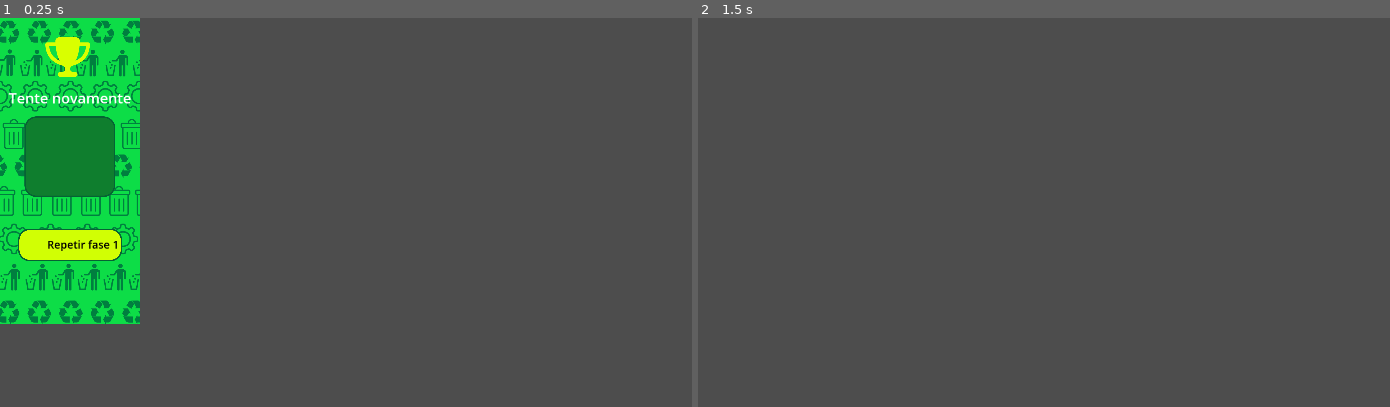
Above: before the commit, frames 1-2 (left to right).
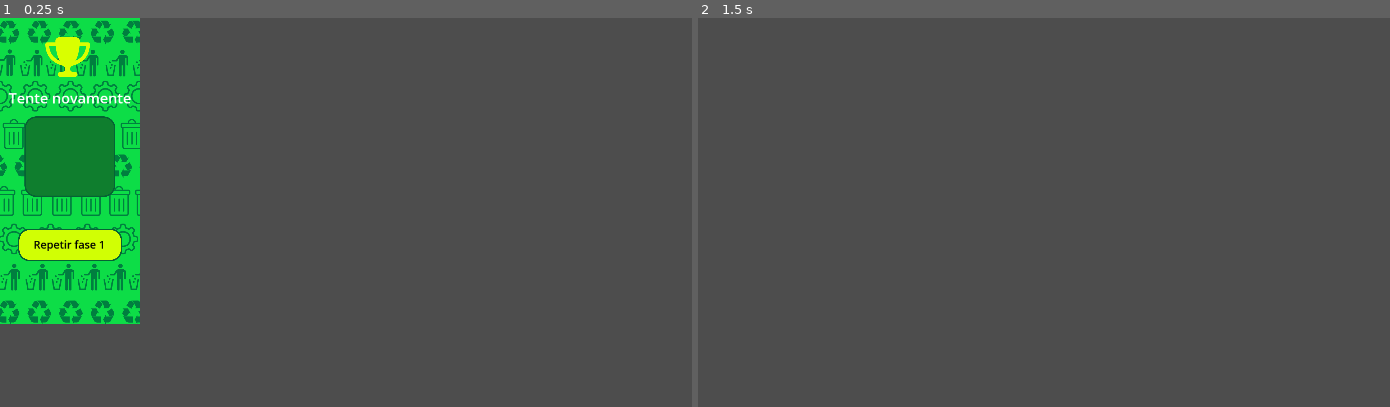
Above: after the commit, the same moments.

Repository: Liperasz/pi-missao-reciclavel
Game: Godot game, scene res://scenes/interface/score_screen.tscn
The game is run twice, just before and just after one commit, with the same random seed, the same clock (stepped at 60 frames per second) and the same inputs. The project has no main scene, so this scene is started directly.
Inputs (mouse positions are in pixels of both pictures, inside the frame that each line leads up to):
- Up to frame 1 (0.25 s): no input
- Up to frame 2 (1.5 s): click "Repetir fase 1" at 0.5 s; tap Enter at 1.25 s; move the mouse to (1196, 193) at 1.27 s; press the mouse at (1196, 193) at 1.28 s

The runs differ from the first frame. In frame 1, 0.2% of the frame differs, in the area x 4-17%, y 57-60%; in frame 2, nothing differs.

Commit message:
Alterações visuais

Diff:
--- a/scenes/interface/score_screen.tscn
+++ b/scenes/interface/score_screen.tscn
@@ -48,9 +48,7 @@
 
 [node name="LabelButton" type="Label" parent="TextureButton"]
 layout_mode = 0
-
-offset_left = 74.0
-
+offset_left = 4.0
 offset_top = -2.0
 offset_right = 268.0
 offset_bottom = 61.0
